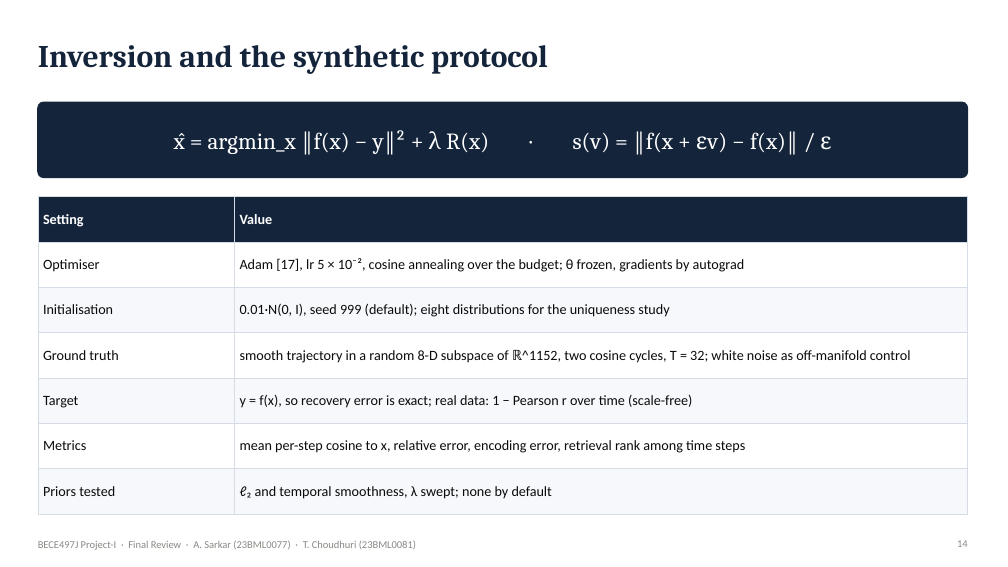
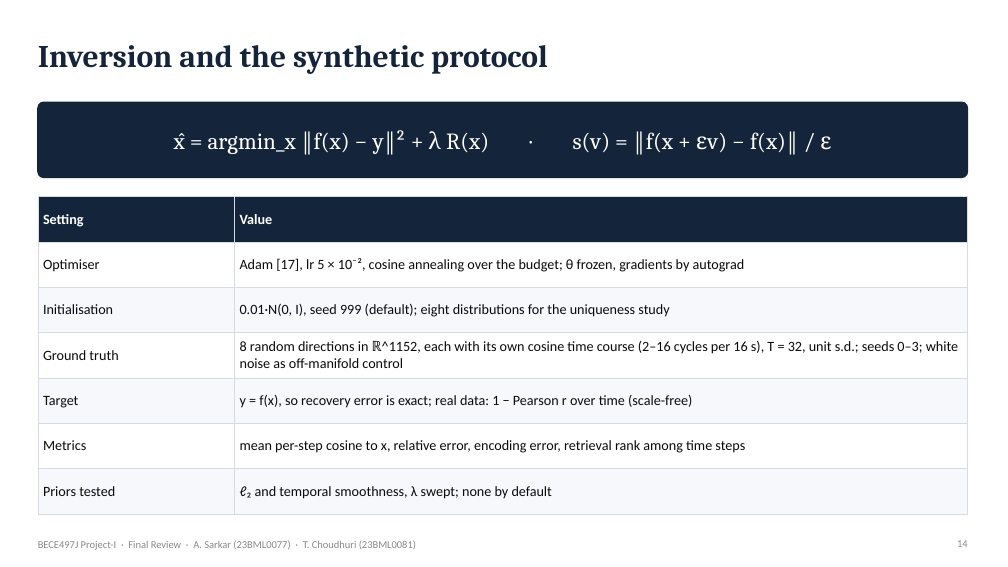
Before and after one commit to Ivxn404/semantic-decoding-tribe-inversion, a slide deck: slide 14 of deck/Final_Sarkar_Choudhuri.pptx. Drawn at 1008x567 pixels with LibreOffice and Linux fonts; fonts in the diff are those of the drawing. Boxes give left, top, right and bottom in pixels: in the first picture for what was removed or moved away, otherwise in the second. Text is boxed around its words. In the diff, an @@ line names an element or a change of style, - is before the commit and + after.

Commit message:
Validity of the synthetic ground truth: real-stimulus statistics and a real-stimulus ground-truth test; report, deck, poster, docs

```diff
--- a/deck/Final_Sarkar_Choudhuri.pptx
+++ b/deck/Final_Sarkar_Choudhuri.pptx
@@ table at [38, 197, 968, 503] @@
-row 4, column 2: smooth trajectory in a random 8-D subspace of ℝ^1152, two cosine cycles, T = 32; white noise as off-manifold control
+row 4, column 2: 8 random directions in ℝ^1152, each with its own cosine time course (2–16 cycles per 16 s), T = 32, unit s.d.; seeds 0–3; white noise as off-manifold control
```
Also in this commit, not shown: 3 slides added, 21 other files.
